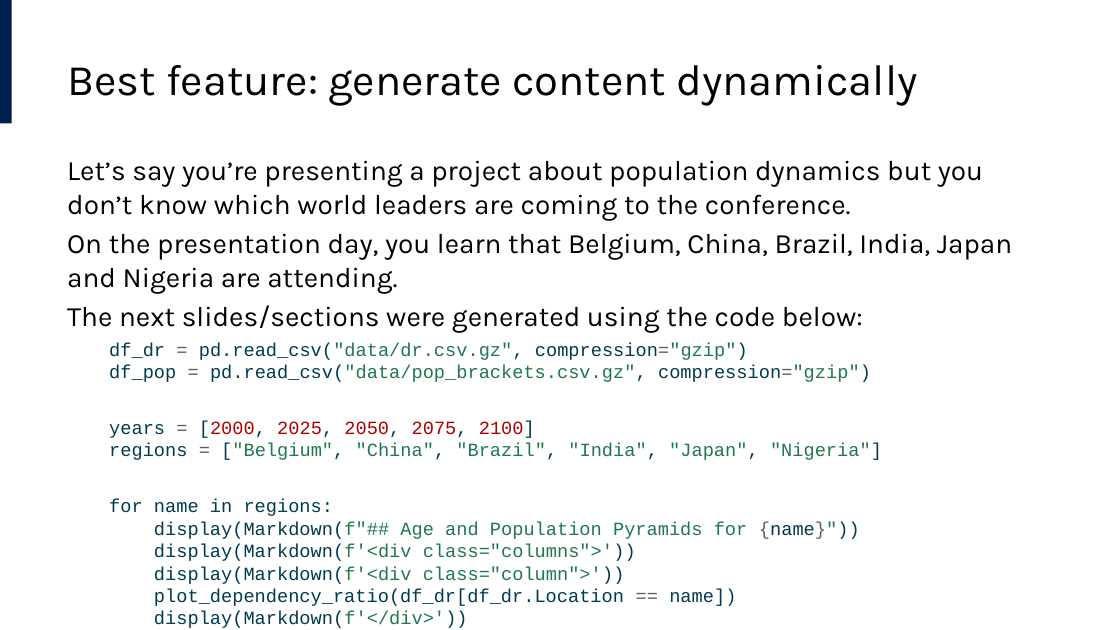
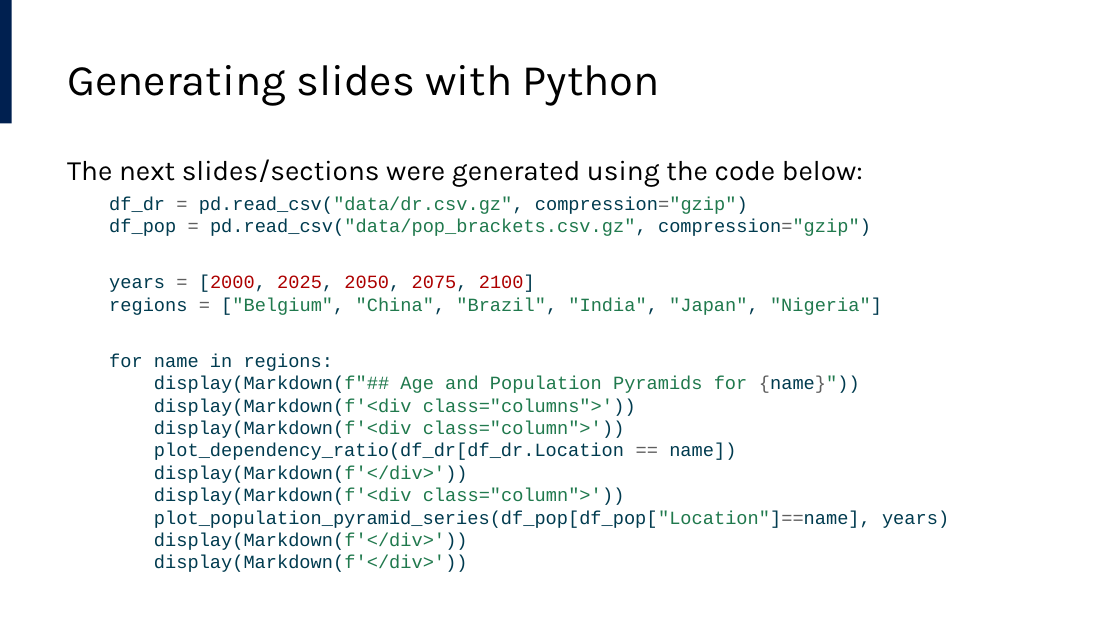
Before and after one commit to lucas-a-meyer/using-quarto, a slide deck: slide 20 of docs/presentation.pptx (slide 19 before the commit). Drawn at 1120x630 pixels with LibreOffice and Linux fonts; fonts in the diff are those of the drawing. Boxes give left, top, right and bottom in pixels: in the first picture for what was removed or moved away, otherwise in the second. Text is boxed around its words. In the diff, an @@ line names an element or a change of style, - is before the commit and + after.

```diff
--- a/docs/presentation.pptx
+++ b/docs/presentation.pptx
@@ title at [67,65,660,106]: text changed @@
-Best feature: generate content dynamically
+Generating slides with Python
@@ text at [67,160,1012,293]: paragraphs removed @@
-Let’s say you’re presenting a project about population dynamics but you don’t know which world leaders are coming to the conference.
-On the presentation day, you learn that Belgium, China, Brazil, India, Japan and Nigeria are attending.
```
Also in this commit, not shown: 2 other slides changed, 2 slides added, 11 other files.
